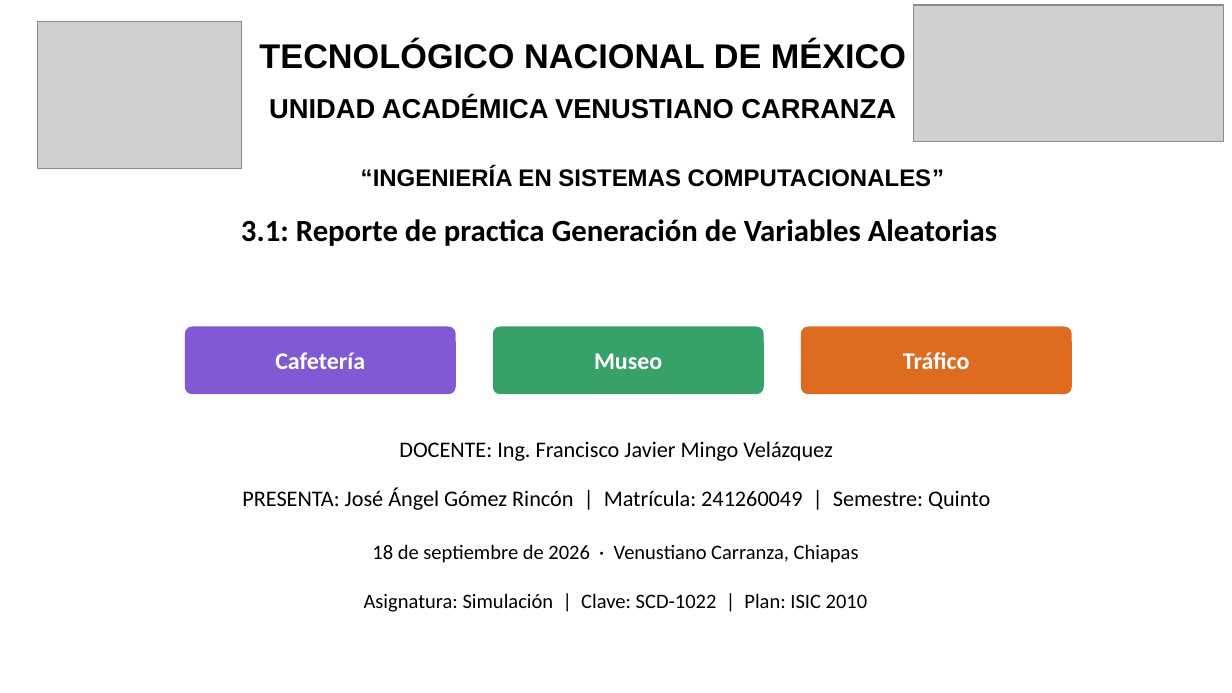
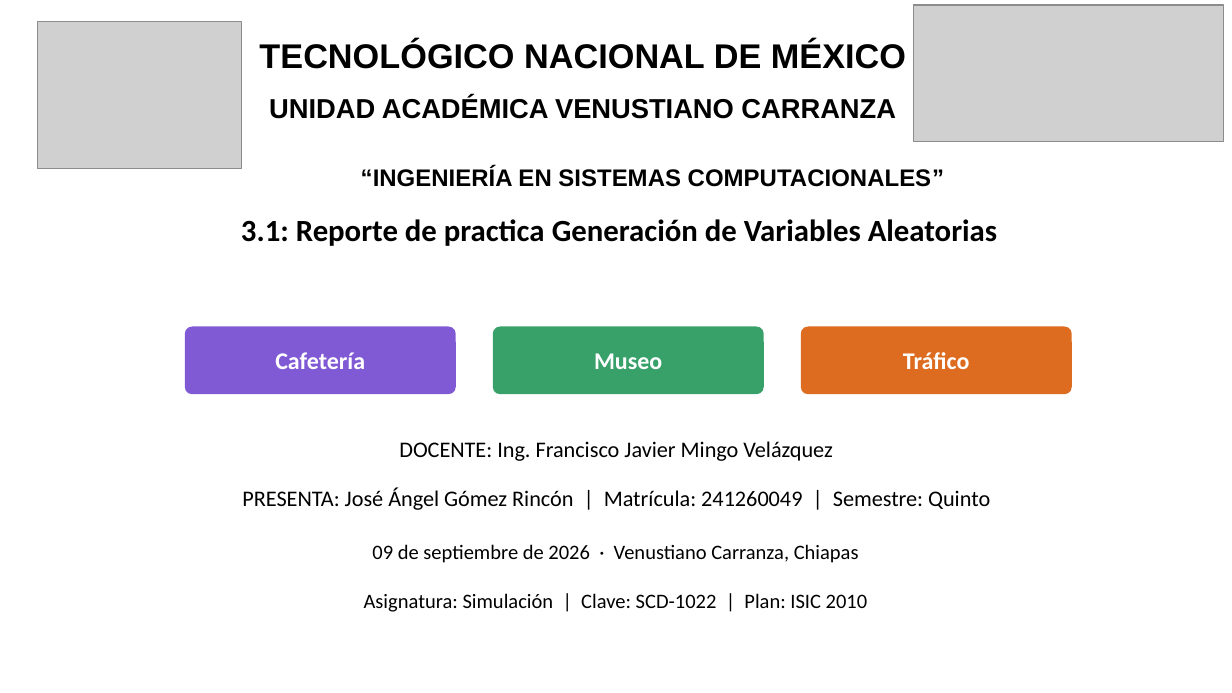
Before and after one commit to angelmalu18/Sim-Tema_3-180926, a slide deck: slide 1 of Actividad 3.2 Reporte De Practica_JoseGomez_Sim_5SM.pptx. Drawn at 1232x693 pixels with LibreOffice and Linux fonts; fonts in the diff are those of the drawing; grey boxes stand for pictures. Boxes give left, top, right and bottom in pixels: in the first picture for what was removed or moved away, otherwise in the second. Text is boxed around its words. In the diff, an @@ line names an element or a change of style, - is before the commit and + after.

```diff
--- a/Actividad 3.2 Reporte De Practica_JoseGomez_Sim_5SM.pptx
+++ b/Actividad 3.2 Reporte De Practica_JoseGomez_Sim_5SM.pptx
@@ text at <box>372,544,859,563</box>: text changed @@
-18 de septiembre de 2026 · Venustiano Carranza, Chiapas
+09 de septiembre de 2026 · Venustiano Carranza, Chiapas
```
Also in this commit, not shown: 2 other files.
